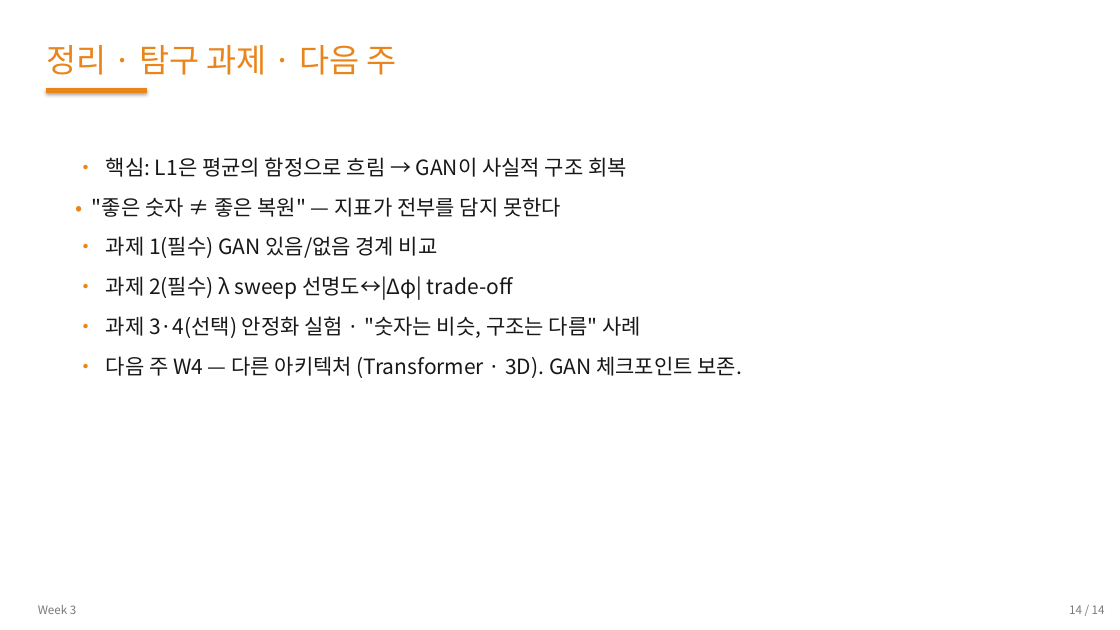
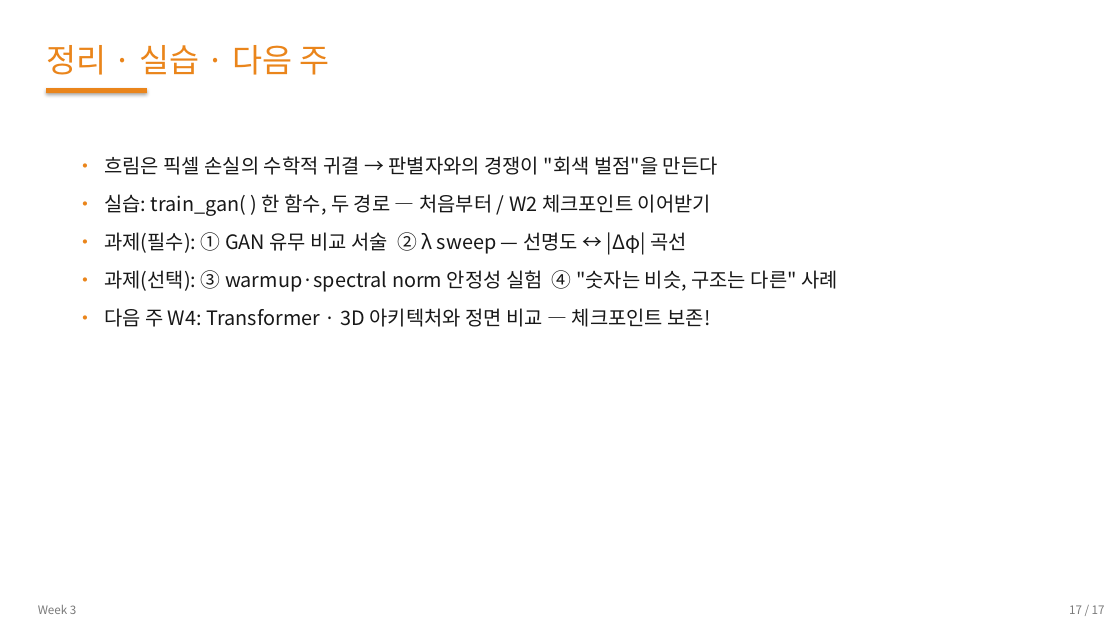
Before and after one commit to 01willy/Digital_rock_DL_Education, a slide deck: slide 17 of web/downloads/shared/w3/W3.pptx (slide 14 before the commit). Drawn at 1120x630 pixels with LibreOffice and Linux fonts; fonts in the diff are those of the drawing. Boxes give left, top, right and bottom in pixels: in the first picture for what was removed or moved away, otherwise in the second. Text is boxed around its words. In the diff, an @@ line names an element or a change of style, - is before the commit and + after.

```diff
--- a/web/downloads/shared/w3/W3.pptx
+++ b/web/downloads/shared/w3/W3.pptx
@@ text at bbox=[46, 45, 329, 75]: text changed @@
-정리 · 탐구 과제 · 다음 주
+정리 · 실습 · 다음 주
@@ text at bbox=[104, 156, 838, 327]: text changed; size 18 to 17 pt @@
-• 핵심: L1은 평균의 함정으로 흐림 → GAN이 사실적 구조 회복
-• "좋은 숫자 ≠ 좋은 복원" — 지표가 전부를 담지 못한다
-• 과제 1(필수) GAN 있음/없음 경계 비교
-• 과제 2(필수) λ sweep 선명도↔|Δφ| trade-off
-• 과제 3·4(선택) 안정화 실험 · "숫자는 비슷, 구조는 다름" 사례
-• 다음 주 W4 — 다른 아키텍처 (Transformer · 3D). GAN 체크포인트 보존.
+• 흐림은 픽셀 손실의 수학적 귀결 → 판별자와의 경쟁이 "회색 벌점"을 만든다
+• 실습: train_gan( ) 한 함수, 두 경로 — 처음부터 / W2 체크포인트 이어받기
+• 과제(필수): ① GAN 유무 비교 서술 ② λ sweep — 선명도 ↔ |Δφ| 곡선
+• 과제(선택): ③ warmup·spectral norm 안정성 실험 ④ "숫자는 비슷, 구조는 다른" 사례
+• 다음 주 W4: Transformer · 3D 아키텍처와 정면 비교 — 체크포인트 보존!
@@ text at bbox=[1069, 605, 1105, 614]: text changed @@
-14 / 14
+17 / 17
```
Also in this commit, not shown: 4 other slides changed, 12 slides added, 9 slides removed, 14 other files.
